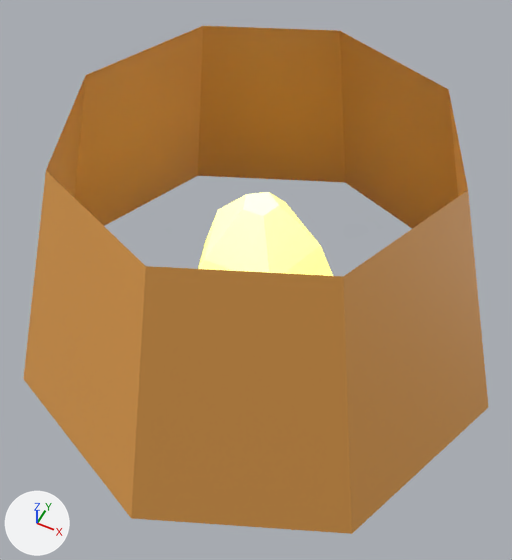
Two versions of the FBX model Assets/Meshes/lampka.fbx, one commit apart.
Camera for both pictures: a 50 mm lens placed at (4.84, 0.08, 8.17), pointed at (3.26, 3.24, 4.22). The axes (+X, +Y, +Z) are drawn at lower left. The lights are the same throughout.
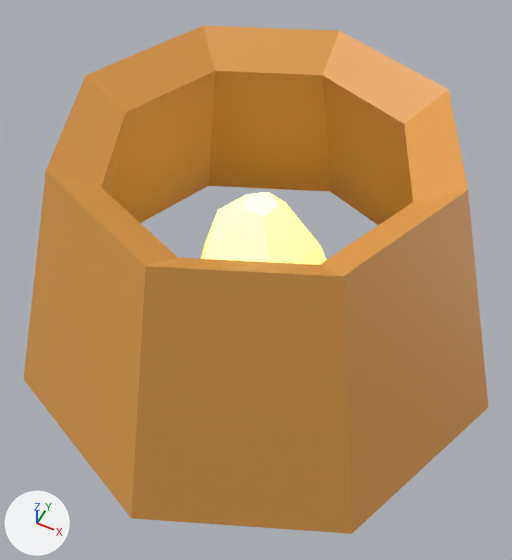
The newer file is also turned or shifted as a whole; pictures and numbers use the older file's frame.

The edits, one by one:
me_sphere_001 is used by ob_sphere_001; location (0.0, 0.0, 0.0).
me_sphere_001 had 72 vertices, 67 faces and spanned x 1.71..5.09, y 1.31..4.7, z 2.15..5.79.
me_sphere_001 now has 88 vertices, 91 faces and spans x 1.71..5.09, y 1.31..4.7, z 2.15..5.79.
Part 1, on me_sphere_001:
34 faces are deleted.
16 vertices are added at x 2.08..4.72, y 1.69..4.33, z 4.29..5.61.
17 new faces join them, mat_material_019 (brown #af5b45).
17 new faces join them, mat_material_020 (white #e7e7e7).
24 new faces join them, mat_material_021 (orange #e7a24e).

Pixel boxes [x1, y1, x2, y2] of what changed, in the pictures (512 x 560 px):
part 1 of me_sphere_001, built on
    before: [198, 192, 333, 276]
    after: [46, 26, 468, 276]
